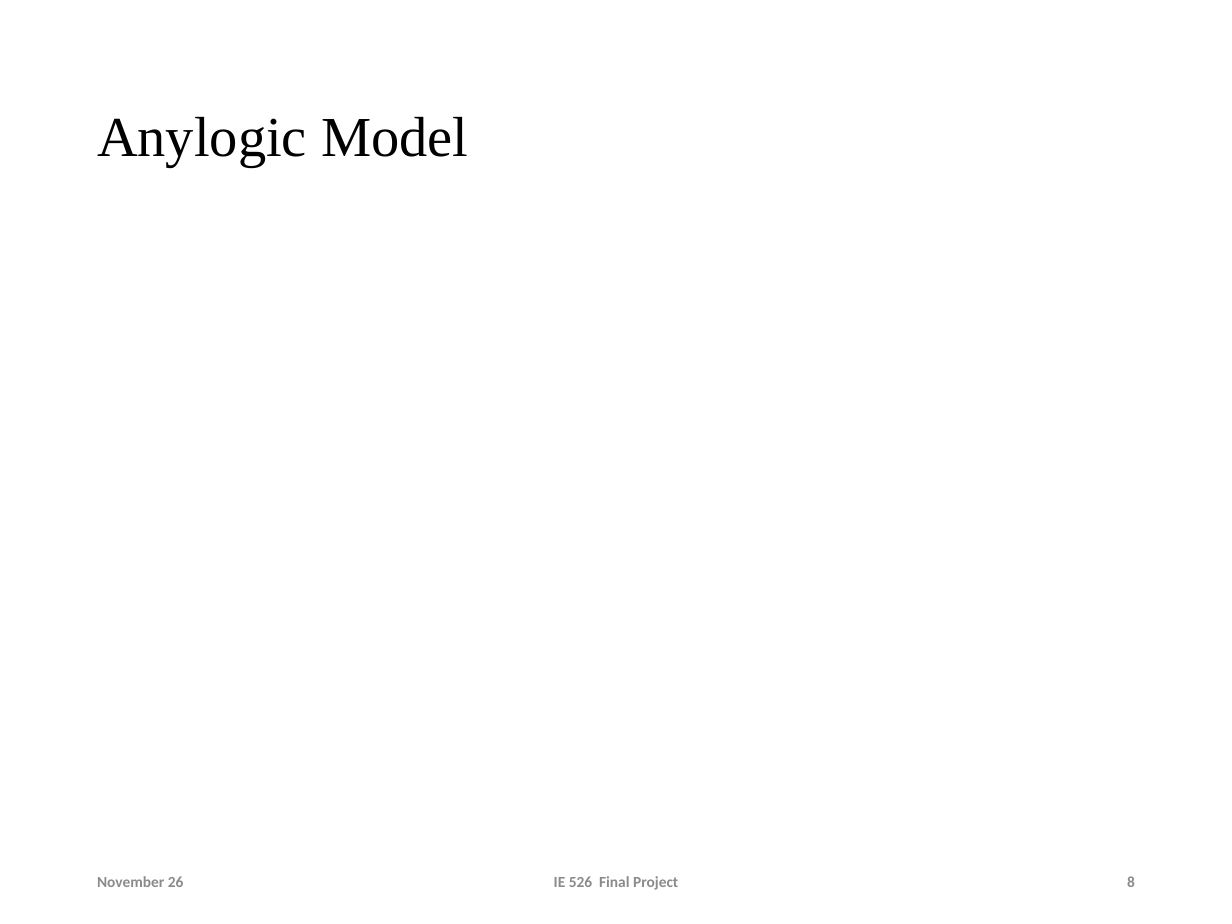
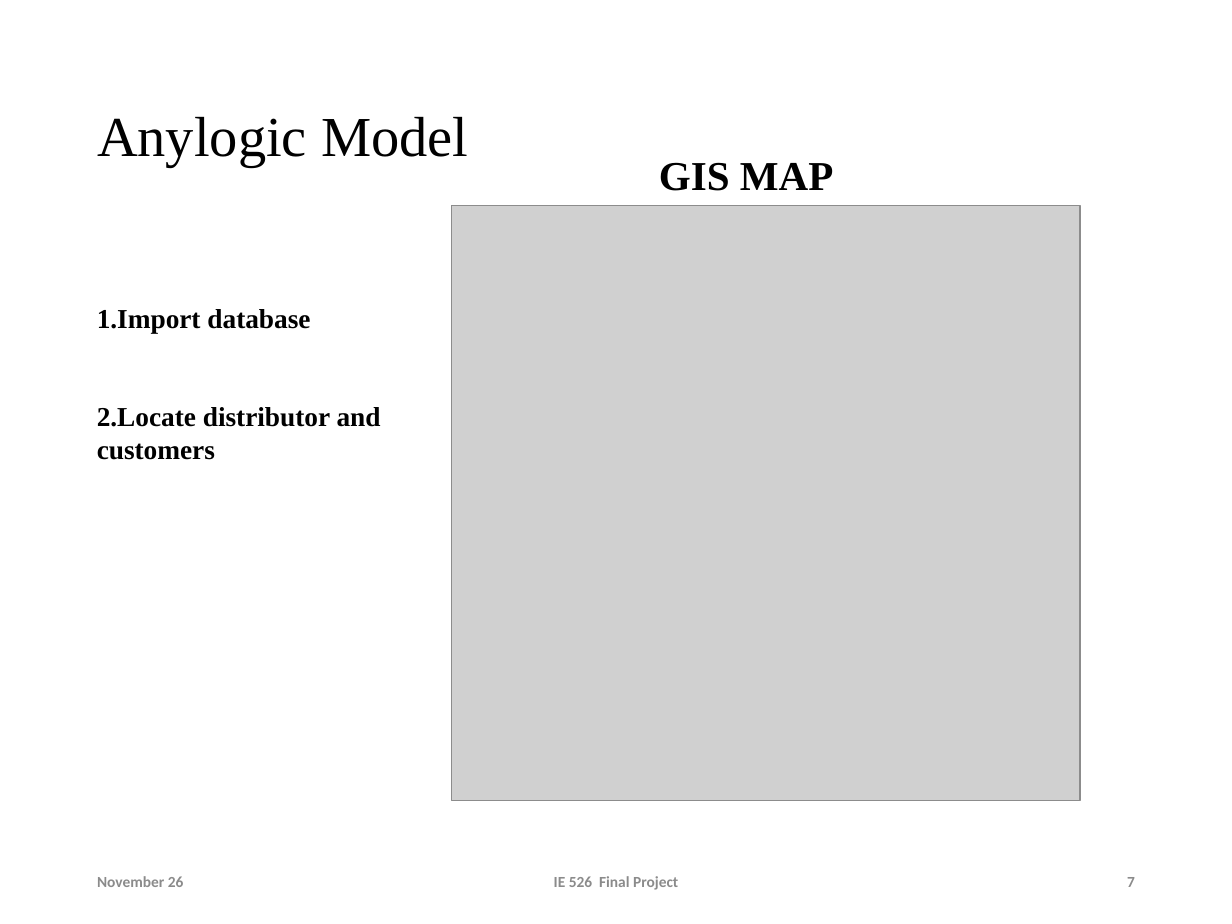
Before and after one commit to lyuzz/IE-526-Final-Project, a slide deck: slide 7 of zr/sumulation final.pptx (slide 8 before the commit). Drawn at 1232x924 pixels with LibreOffice and Linux fonts; fonts in the diff are those of the drawing; grey boxes stand for pictures; background and template pictures are left out. Boxes give left, top, right and bottom in pixels: in the first picture for what was removed or moved away, otherwise in the second. Text is boxed around its words. In the diff, an @@ line names an element or a change of style, - is before the commit and + after.

```diff
--- a/zr/sumulation final.pptx
+++ b/zr/sumulation final.pptx
@@ text added at (659,162,833,191), 24 pt, text #000000, bold @@
+GIS MAP
@@ picture added at (452,206,1080,801) @@
@@ text added at (97,309,381,460), 16 pt, text #000000, bold @@
+1.Import database
+2.Locate distributor and customers
@@ page number at (1127,877,1135,887): text changed @@
-8
+7
```
Also in this commit, not shown: 2 other slides changed, 3 slides added, 14 other files.
